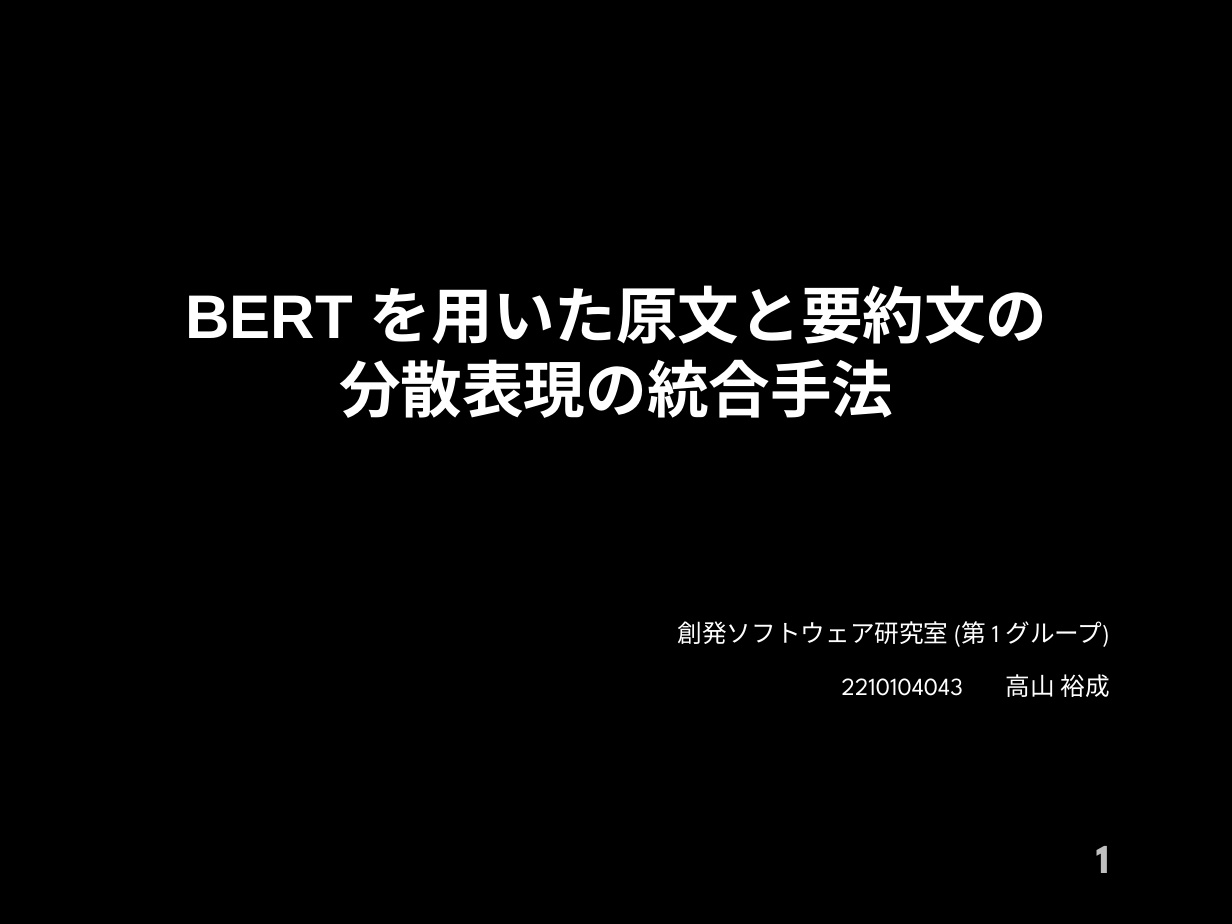
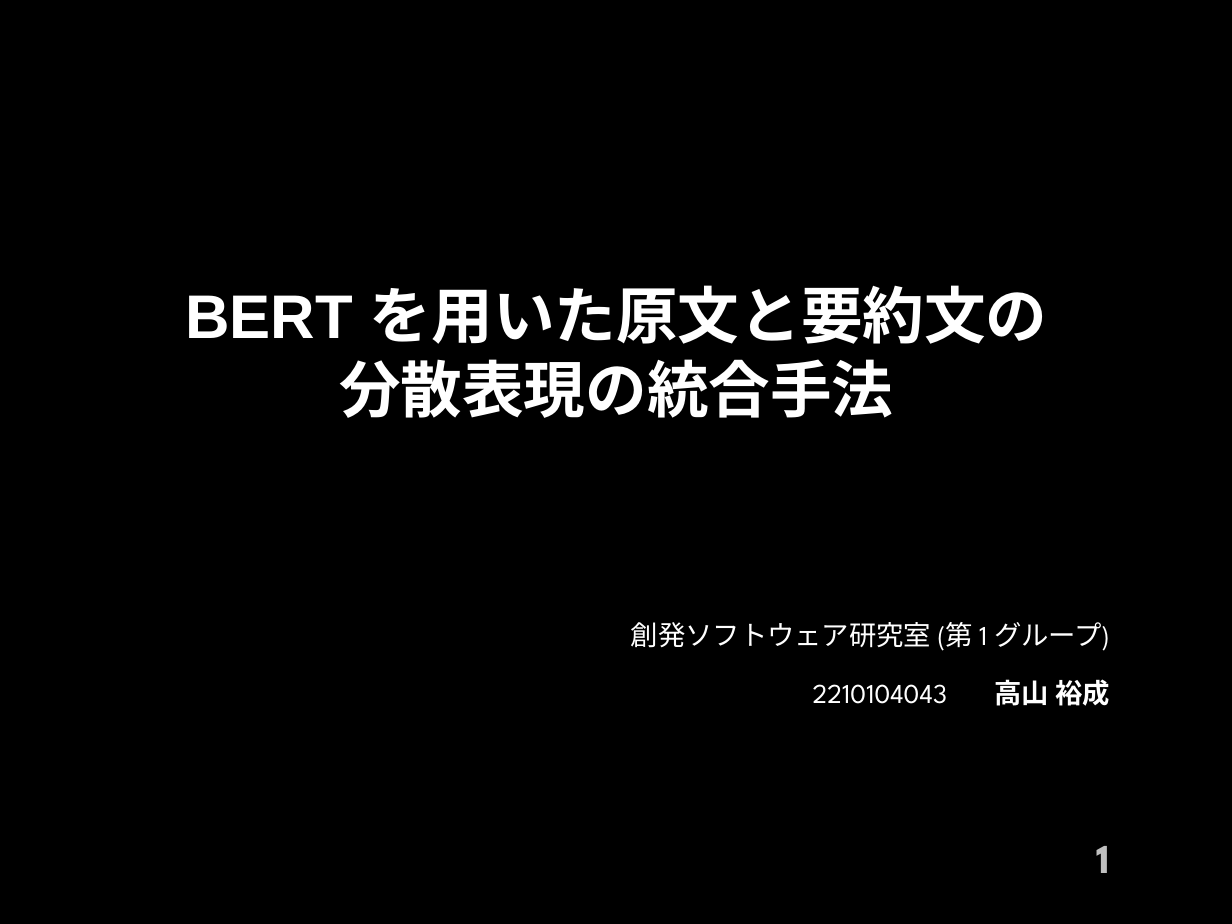
Before and after one commit to 1g-hub/takayama_b, a slide deck: slide 1 of prsn/shuron/Master_Slide_2210104043_Yusei_Takayama.pptx. Drawn at 1232x924 pixels with LibreOffice and Linux fonts; fonts in the diff are those of the drawing; background and template pictures are left out. Boxes give left, top, right and bottom in pixels: in the first picture for what was removed or moved away, otherwise in the second. Text is boxed around its words. In the diff, an @@ line names an element or a change of style, - is before the commit and + after.

```diff
--- a/prsn/shuron/Master_Slide_2210104043_Yusei_Takayama.pptx
+++ b/prsn/shuron/Master_Slide_2210104043_Yusei_Takayama.pptx
@@ subtitle "創発ソフトウェア研究室 (第 1 グループ)" at bbox=[631, 622, 1110, 706]: size 18 to 20 pt; bold on in "高山 裕成" @@
```
Also in this commit, not shown: 15 other slides changed, 5 slides added, 2 slides removed, 40 other files.
